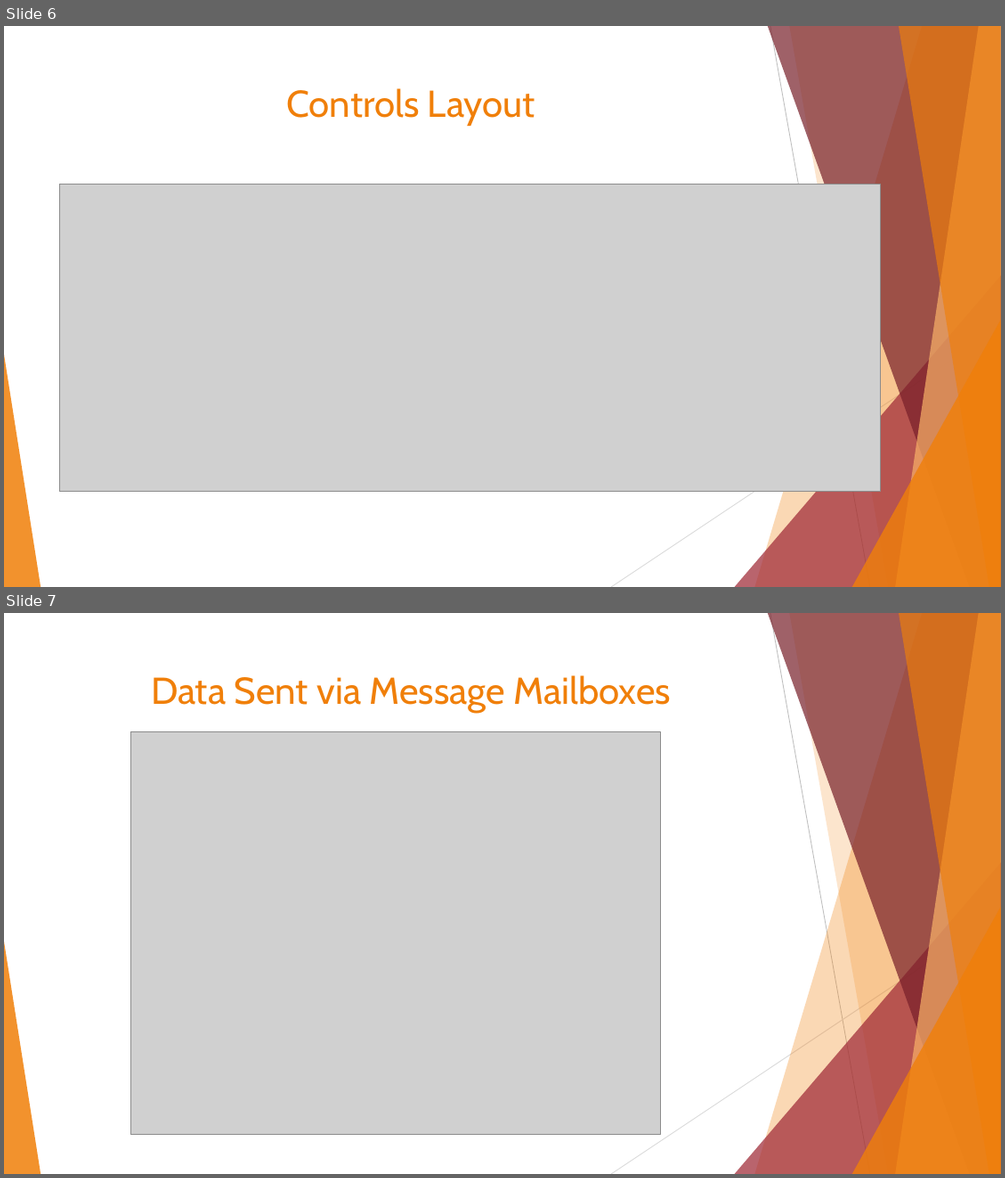
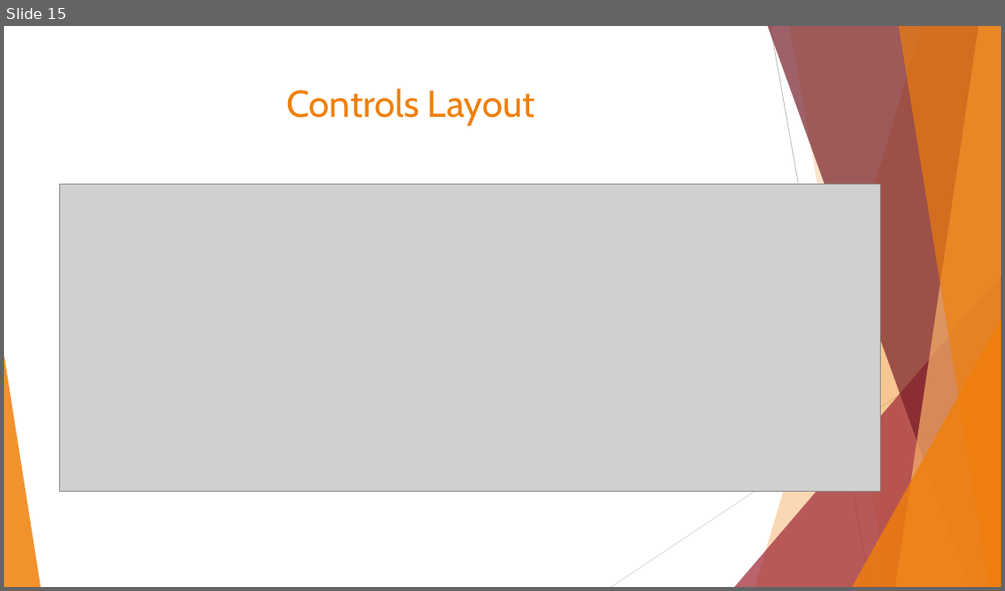
Before and after one commit to baldwinvs/embsys105, a slide deck: Project/Presentation.pptx. Shown one above the other, each under a label of ours: slides 6 and 7 before the commit, slide 15 after it. The pictures are 1005x1178 and 1005x591 pixels, drawn with LibreOffice and Linux fonts; fonts in the diff are those of the drawing; grey boxes stand for pictures. Boxes give left, top, right and bottom in pixels: in the first picture for what was removed or moved away, otherwise in the second. Text is boxed around its words. In the diff, an @@ line names an element or a change of style, - is before the commit and + after.

```diff
--- a/Project/Presentation.pptx
+++ b/Project/Presentation.pptx
@@ slide 7 removed at (4,613,1001,1174), background #FFFFFF; not listed: 10 template elements that a slide beside it also shows @@
@@ title removed at (151,675,671,713) @@
-Data Sent via Message Mailboxes
@@ picture removed at (131,731,661,1135) @@
@@ what was slide 6 is now slide 15 @@
```
Also in this commit, not shown: 2 slides changed, 3 slides added, 11 other files.
